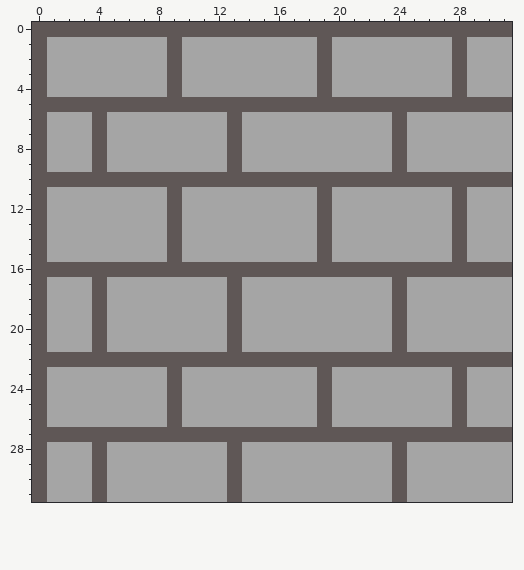
A pixel-art sprite gets an edit: Assets/Sprites/wall-castle.png. The picture above is the old version.
The file is 32x32 pixels. Colours within 5 levels of each other are drawn and written as one.
Once edited:
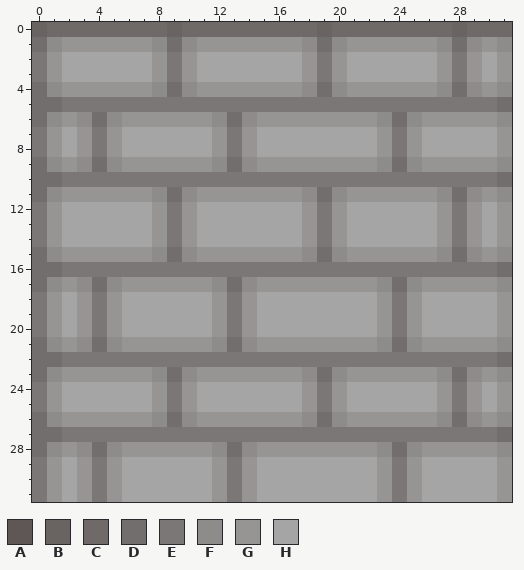
Palette (. is transparent): A #5f5756  B #696362  C #6f6968  D #736e6e  E #7b7776  F #8e8c8b  G #969594  H #a5a5a5
The author wrote: flame thr and castle sprite update
Edits made:
@@ x 0..31 @@
- 0 AAAAAAAAAAAAAAAAAAAAAAAAAAAAAAAA
- 1 AHHHHHHHHAHHHHHHHHHAHHHHHHHHAHHH
- 2 AHHHHHHHHAHHHHHHHHHAHHHHHHHHAHHH
- 3 AHHHHHHHHAHHHHHHHHHAHHHHHHHHAHHH
- 4 AHHHHHHHHAHHHHHHHHHAHHHHHHHHAHHH
- 5 AAAAAAAAAAAAAAAAAAAAAAAAAAAAAAAA
- 6 AHHHAHHHHHHHHAHHHHHHHHHHAHHHHHHH
- 7 AHHHAHHHHHHHHAHHHHHHHHHHAHHHHHHH
- 8 AHHHAHHHHHHHHAHHHHHHHHHHAHHHHHHH
- 9 AHHHAHHHHHHHHAHHHHHHHHHHAHHHHHHH
-10 AAAAAAAAAAAAAAAAAAAAAAAAAAAAAAAA
-11 AHHHHHHHHAHHHHHHHHHAHHHHHHHHAHHH
-12 AHHHHHHHHAHHHHHHHHHAHHHHHHHHAHHH
-13 AHHHHHHHHAHHHHHHHHHAHHHHHHHHAHHH
-14 AHHHHHHHHAHHHHHHHHHAHHHHHHHHAHHH
-15 AHHHHHHHHAHHHHHHHHHAHHHHHHHHAHHH
-16 AAAAAAAAAAAAAAAAAAAAAAAAAAAAAAAA
-17 AHHHAHHHHHHHHAHHHHHHHHHHAHHHHHHH
-18 AHHHAHHHHHHHHAHHHHHHHHHHAHHHHHHH
-19 AHHHAHHHHHHHHAHHHHHHHHHHAHHHHHHH
-20 AHHHAHHHHHHHHAHHHHHHHHHHAHHHHHHH
-21 AHHHAHHHHHHHHAHHHHHHHHHHAHHHHHHH
-22 AAAAAAAAAAAAAAAAAAAAAAAAAAAAAAAA
-23 AHHHHHHHHAHHHHHHHHHAHHHHHHHHAHHH
-24 AHHHHHHHHAHHHHHHHHHAHHHHHHHHAHHH
-25 AHHHHHHHHAHHHHHHHHHAHHHHHHHHAHHH
-26 AHHHHHHHHAHHHHHHHHHAHHHHHHHHAHHH
-27 AAAAAAAAAAAAAAAAAAAAAAAAAAAAAAAA
-28 AHHHAHHHHHHHHAHHHHHHHHHHAHHHHHHH
-29 AHHHAHHHHHHHHAHHHHHHHHHHAHHHHHHH
-30 AHHHAHHHHHHHHAHHHHHHHHHHAHHHHHHH
-31 AHHHAHHHHHHHHAHHHHHHHHHHAHHHHHHH
+ 0 BCCCCCCCCBCCCCCCCCCBCCCCCCCCBCCC
+ 1 DFGGGGGGFDFGGGGGGGFDFGGGGGGFDFGF
+ 2 EGHHHHHHGEGHHHHHHHGEGHHHHHHGEGHG
+ 3 EGHHHHHHGEGHHHHHHHGEGHHHHHHGEGHG
+ 4 DFGGGGGGFDFGGGGGGGFDFGGGGGGFDFGF
+ 5 DDEEEEEEEEEEEEEEEEEEEEEEEEEEEEED
+ 6 DFGFDFGGGGGGFDFGGGGGGGGFDFGGGGGF
+ 7 EGHGEGHHHHHHGEGHHHHHHHHGEGHHHHHG
+ 8 EGHGEGHHHHHHGEGHHHHHHHHGEGHHHHHG
+ 9 DFGFDFGGGGGGFDFGGGGGGGGFDFGGGGGF
+10 DDEEEEEEEEEEEEEEEEEEEEEEEEEEEEED
+11 DFGGGGGGFDFGGGGGGGFDFGGGGGGFDFGF
+12 EGHHHHHHGEGHHHHHHHGEGHHHHHHGEGHG
+13 EGHHHHHHGEGHHHHHHHGEGHHHHHHGEGHG
+14 EGHHHHHHGEGHHHHHHHGEGHHHHHHGEGHG
+15 DFGGGGGGFDFGGGGGGGFDFGGGGGGFDFGF
+16 DDEEEEEEEEEEEEEEEEEEEEEEEEEEEEED
+17 DFGFDFGGGGGGFDFGGGGGGGGFDFGGGGGF
+18 EGHGEGHHHHHHGEGHHHHHHHHGEGHHHHHG
+19 EGHGEGHHHHHHGEGHHHHHHHHGEGHHHHHG
+20 EGHGEGHHHHHHGEGHHHHHHHHGEGHHHHHG
+21 DFGFDFGGGGGGFDFGGGGGGGGFDFGGGGGF
+22 DDEEEEEEEEEEEEEEEEEEEEEEEEEEEEED
+23 DFGGGGGGFDFGGGGGGGFDFGGGGGGFDFGF
+24 EGHHHHHHGEGHHHHHHHGEGHHHHHHGEGHG
+25 EGHHHHHHGEGHHHHHHHGEGHHHHHHGEGHG
+26 DFGGGGGGFDFGGGGGGGFDFGGGGGGFDFGF
+27 DDEEEEEEEEEEEEEEEEEEEEEEEEEEEEED
+28 DFGFDFGGGGGGFDFGGGGGGGGFDFGGGGGF
+29 EGHGEGHHHHHHGEGHHHHHHHHGEGHHHHHG
+30 EGHGEGHHHHHHGEGHHHHHHHHGEGHHHHHG
+31 EGHGEGHHHHHHGEGHHHHHHHHGEGHHHHHG
Changed places in both pictures, as pixel boxes (x1, y1, x2, y2):
changed: (32, 22, 512, 502)
